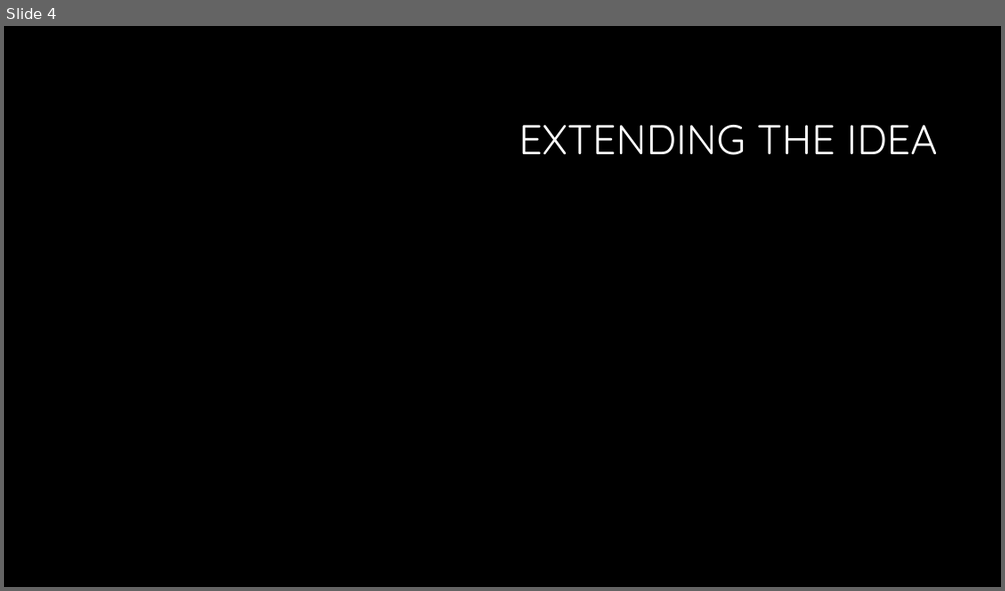
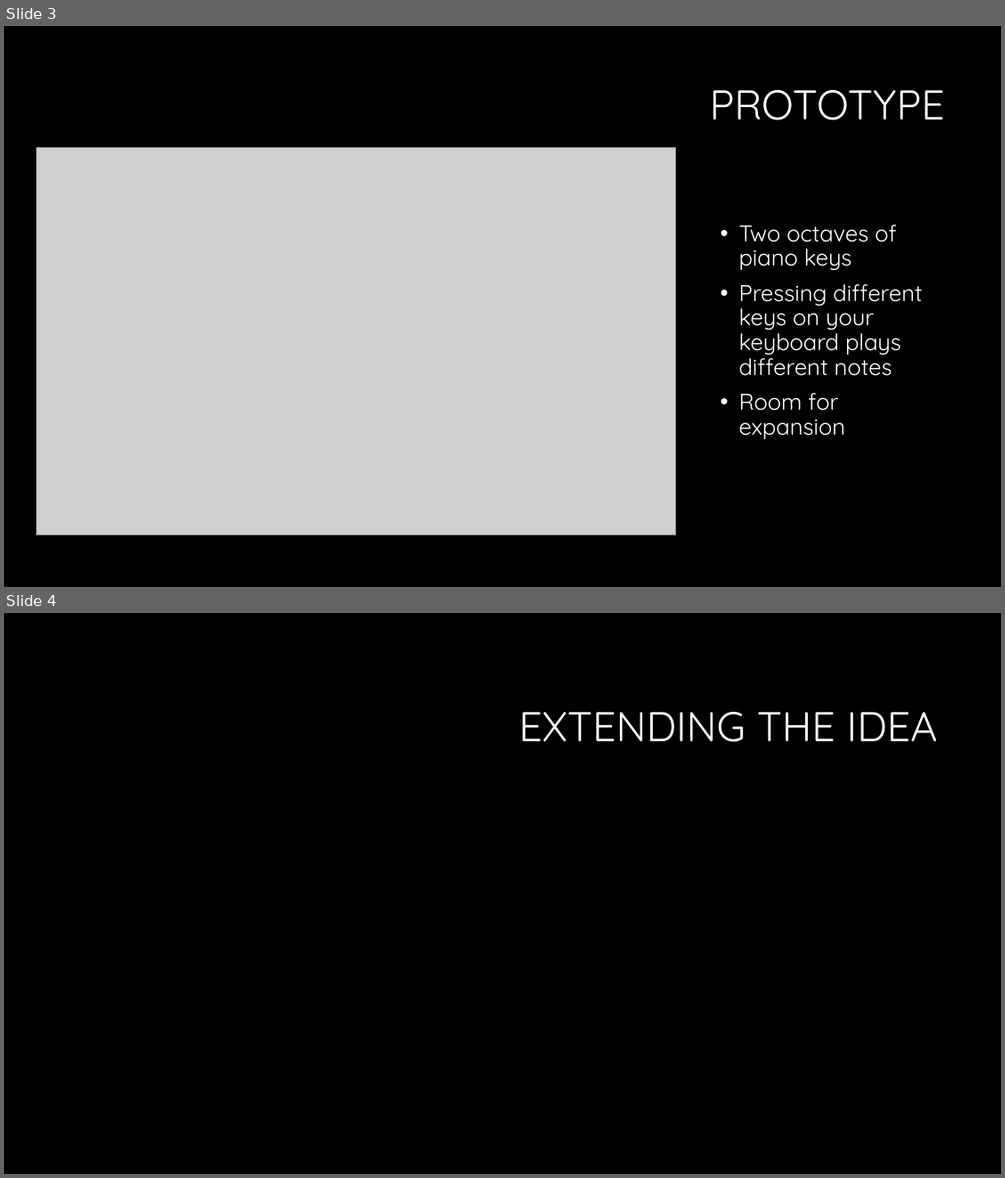
Before and after one commit to ThomasLFranklin/Final-Project, a slide deck: Pitch for Virtual Piano.pptx. Shown one above the other, each under a label of ours: slide 4 before the commit, slides 3 and 4 after it. The pictures are 1005x591 and 1005x1178 pixels, drawn with LibreOffice and Linux fonts; fonts in the diff are those of the drawing; grey boxes stand for pictures; background and template pictures are left out. Boxes give left, top, right and bottom in pixels: in the first picture for what was removed or moved away, otherwise in the second. Text is boxed around its words. In the diff, an @@ line names an element or a change of style, - is before the commit and + after.

Commit message:
Finished my slide

```diff
--- a/Pitch for Virtual Piano.pptx
+++ b/Pitch for Virtual Piano.pptx
@@ slide 3 added at bbox=[4, 26, 1001, 587], background #000000 @@
@@ title added at bbox=[710, 90, 945, 120], 40 pt, text #FFFFFF @@
+PROTOTYPE
@@ picture added at bbox=[36, 147, 676, 534] @@
@@ text added at bbox=[739, 224, 922, 439], 22 pt, text #FFFFFF @@
+• Two octaves of piano keys
+• Pressing different keys on your keyboard plays different notes
+• Room for expansion
```
Also in this commit, not shown: 1 slide removed.
